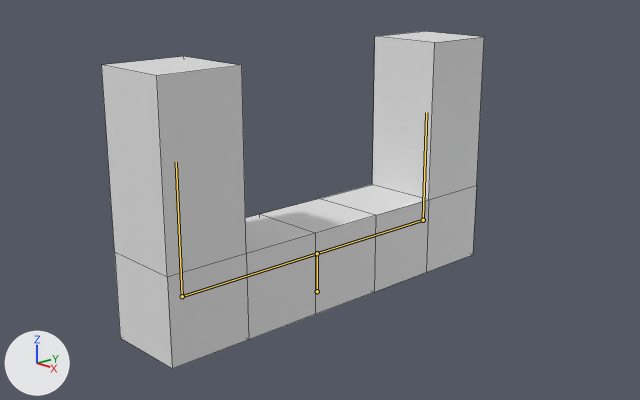
A saved change to the Blender file BlendFile.blend.
Before and after are seen from a camera (50 mm lens) standing at (15.06, -14.09, 7.42) and looking at (0.17, -0.07, 1.43). Lighting does not change. The marker at lower left points along +X, +Y and +Z. The bones that bend it are drawn over the model as lines. Mesh edges are drawn as thin lines.
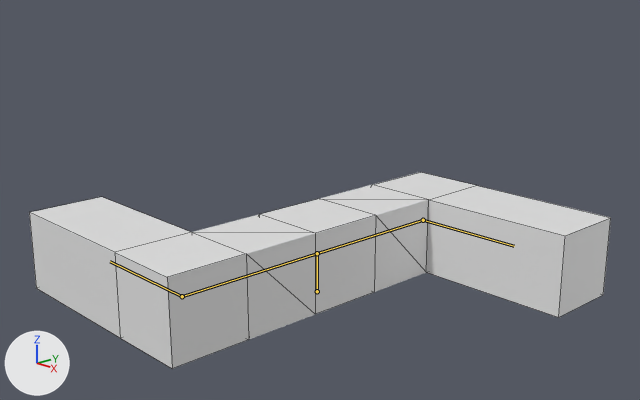
The newer file adds an action. The first version stands in its rest pose; the second is drawn at frame 60 of the action 'YpAction'.

What differs and where, as boxes (x1, y1, x2, y2) in the pictures (640 x 400 px):
'Cube', posed (52% wider, 42% shorter): before (102, 31, 484, 369); after (29, 172, 611, 369)
bone 'Yplus', root to tip: before (423, 220) to (426, 112); after (423, 220) to (514, 246)
bone 'Ynegative', root to tip: before (182, 296) to (176, 162); after (182, 296) to (110, 261)

The change, as a list of edits to the scene's bpy script:
```text
Change bone_yplus:
    where bone_yplus = bpy.data.objects['Armature'].pose.bones['Yplus']  # child of 'Yppath'
    bone_yplus.rotation_quaternion: (1.0, 0.0, 0.0, 0.0) -> (0.707, 0.0, 0.0, -0.707)  # degrees (0, 0, 0) -> degrees (0, 0, -90)
Change bone_ynegative:
    where bone_ynegative = bpy.data.objects['Armature'].pose.bones['Ynegative']  # child of 'Ynpath'
    bone_ynegative.rotation_quaternion: (1.0, 0.0, 0.0, 0.0) -> (0.707, 0.0, 0.0, 0.707)  # degrees (0, 0, 0) -> degrees (0, 0, 90)
```
